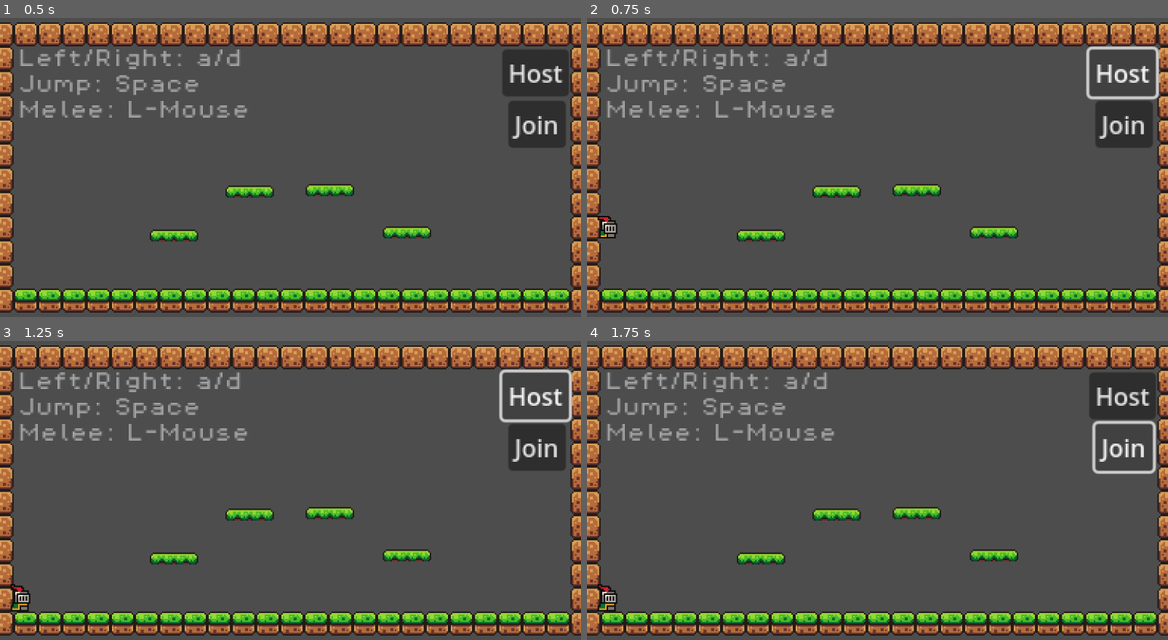
Above: before the commit, frames 1-4 (two rows, left to right).
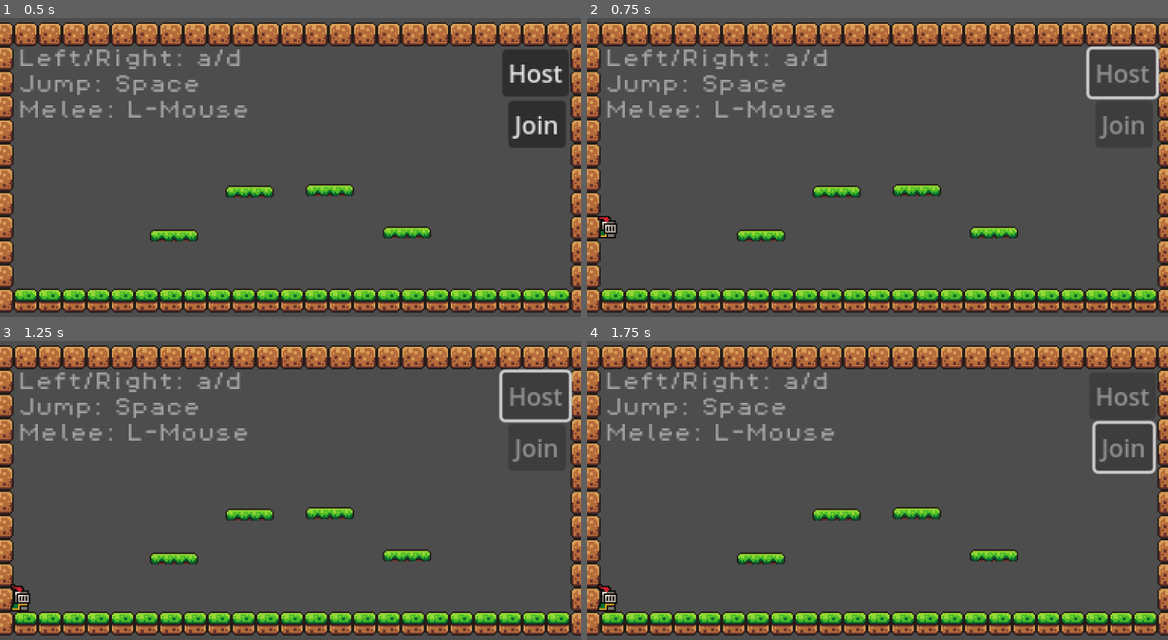
Above: after the commit, the same moments.

Repository: egutierrez112999/FistBorne
Game: Godot game, scene res://scenes/game.tscn
Two runs of this game, one before a commit and one after it. Both use one fixed random seed, a clock stepped at 60 frames per second and the inputs below.
Inputs (mouse positions are in pixels of both pictures, inside the frame that each line leads up to):
- Up to frame 1 (0.5 s): no input
- Up to frame 2 (0.75 s): click "Host" at 0.5 s
- Up to frame 3 (1.25 s): no input
- Up to frame 4 (1.75 s): click (1121, 448) at 1.25 s, where only the run before the commit has a clickable "Join"

Frame 1 is identical in both runs. In frame 2, 0.5% of the frame differs, in the area x 87-97%, y 15-41%; in frame 3, 0.5%; in frame 4, 0.5%.

Commit message:
Buttons for hosting and joining get disabled on press, though lag persists

Diff:
--- a/scripts/game.gd
+++ b/scripts/game.gd
@@ -3,20 +3,24 @@
 var peer = ENetMultiplayerPeer.new()
 @export var player_scene : PackedScene
 @onready var cam = $Camera2D
+@onready var join_button = $Join
+@onready var host_button = $Host
 
 func _on_host_pressed():
-	if !multiplayer.multiplayer_peer == peer:
-		peer.create_server(123)
-		multiplayer.multiplayer_peer = peer
-		multiplayer.peer_connected.connect(add_player)
-		add_player()
+	peer.create_server(123)
+	multiplayer.multiplayer_peer = peer
+	multiplayer.peer_connected.connect(add_player)
+	add_player()
+	host_button.disabled = true
+	join_button.disabled = true
 	#cam.enabled = false
 
 
 func _on_join_pressed():
-	if !multiplayer.multiplayer_peer == peer:
-		peer.create_client("127.0.0.1", 123)
-		multiplayer.multiplayer_peer = peer
+	peer.create_client("127.0.0.1", 123)
+	multiplayer.multiplayer_peer = peer
+	join_button.disabled = true
+	host_button.disabled = true
 	#cam.enabled = false
 
 
